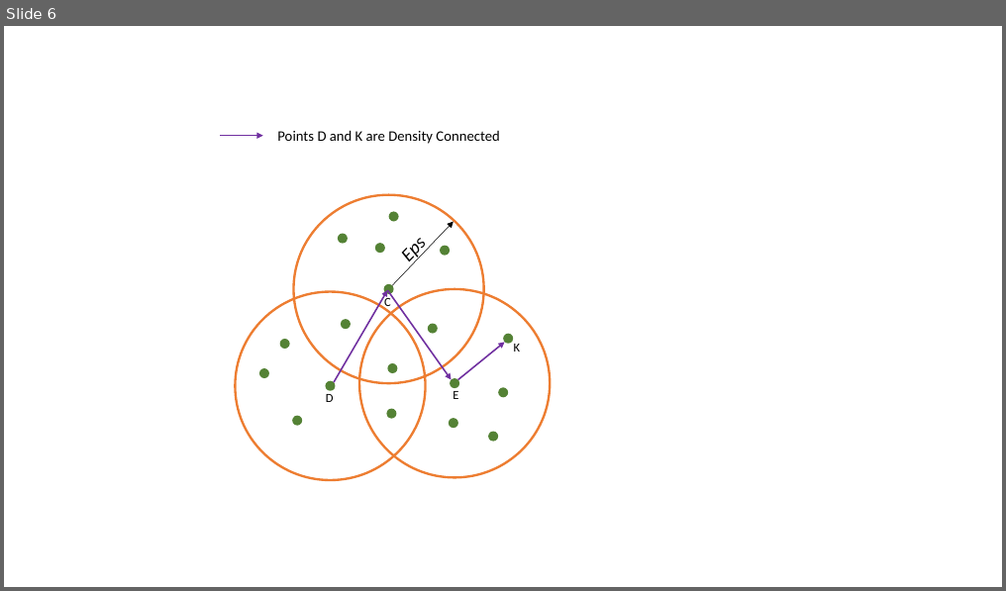
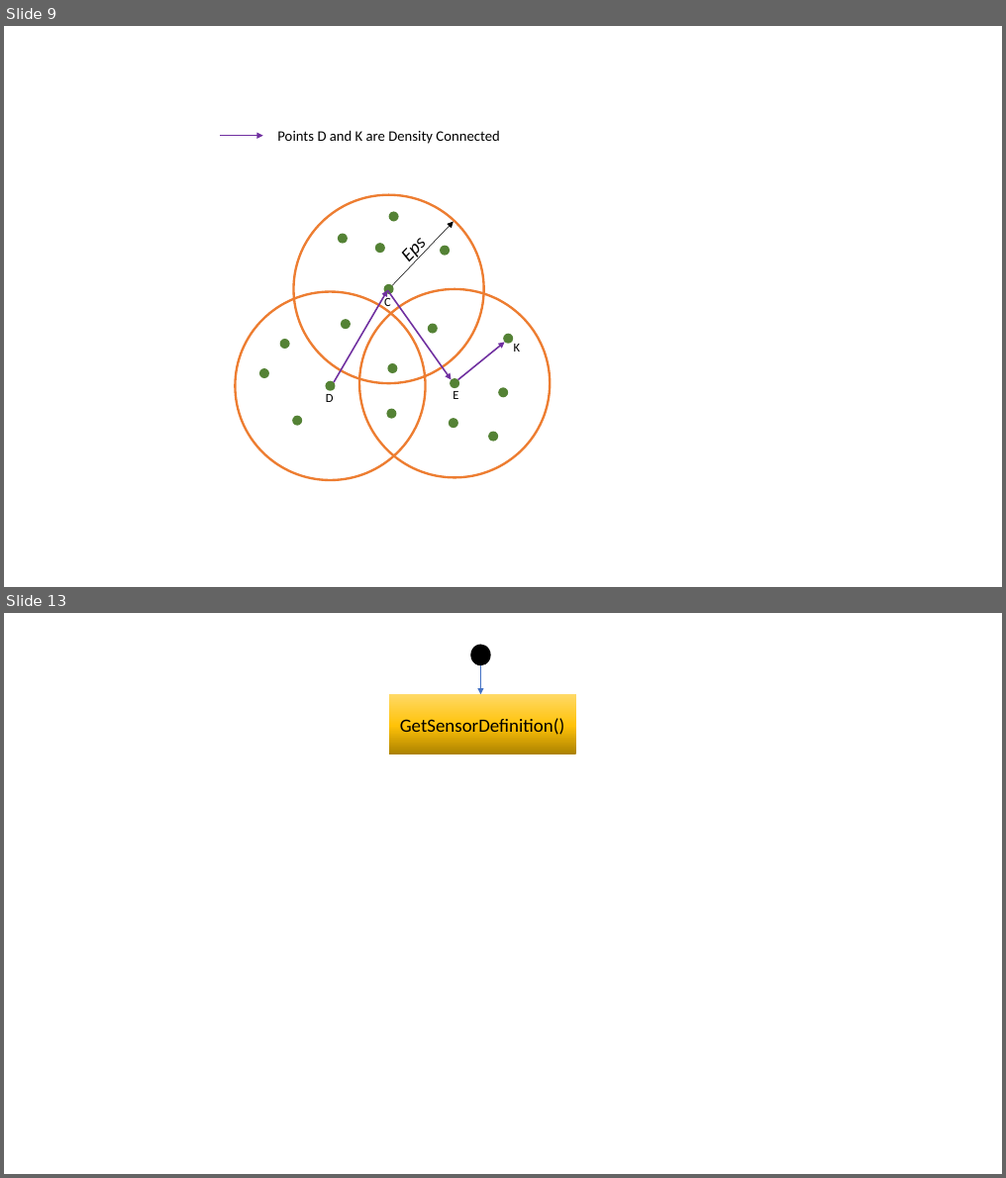
Before and after one commit to Frederick005/Research_Thesis, a slide deck: Report/diagrams.pptx. Shown one above the other, each under a label of ours: slide 6 before the commit, slides 9 and 13 after it; the slides between them are not shown. The pictures are 1006x591 and 1006x1178 pixels, drawn with LibreOffice and Linux fonts; fonts in the diff are those of the drawing. Boxes give left, top, right and bottom in pixels: in the first picture for what was removed or moved away, otherwise in the second. Text is boxed around its words. In the diff, an @@ line names an element or a change of style, - is before the commit and + after.

```diff
--- a/Report/diagrams.pptx
+++ b/Report/diagrams.pptx
@@ slide 13 added at (x1=4, y1=613, x2=1002, y2=1174), background #FFFFFF @@
@@ ellipse added at (x1=471, y1=645, x2=490, y2=664), fill #000000, outline #000000 1 pt @@
@@ arrow added from (481, 665) to (481, 694), #4472C4 0.5 pt @@
@@ rectangle added at (x1=389, y1=694, x2=576, y2=755), fill gradient #AB8100 to #FFC208 to #FFD966, 18 pt, text #000000 @@
+GetSensorDefinition()
@@ what was slide 6 is now slide 9 @@
```
Also in this commit, not shown: 9 other slides added, 7 other files.
